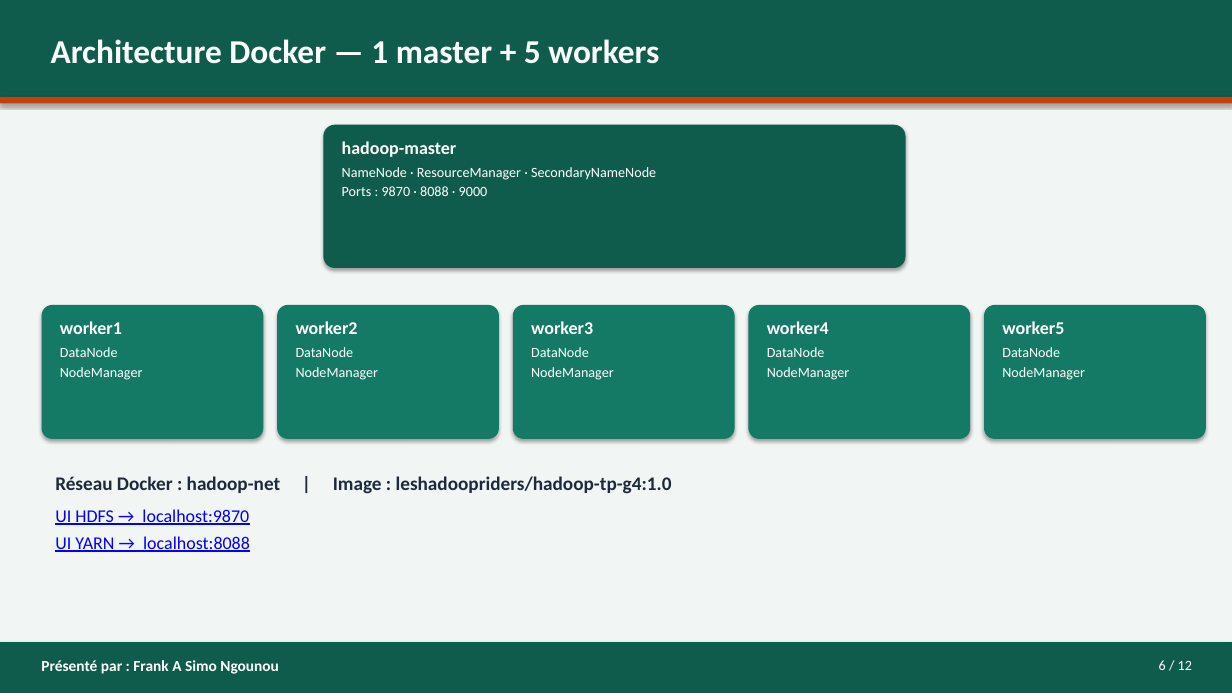
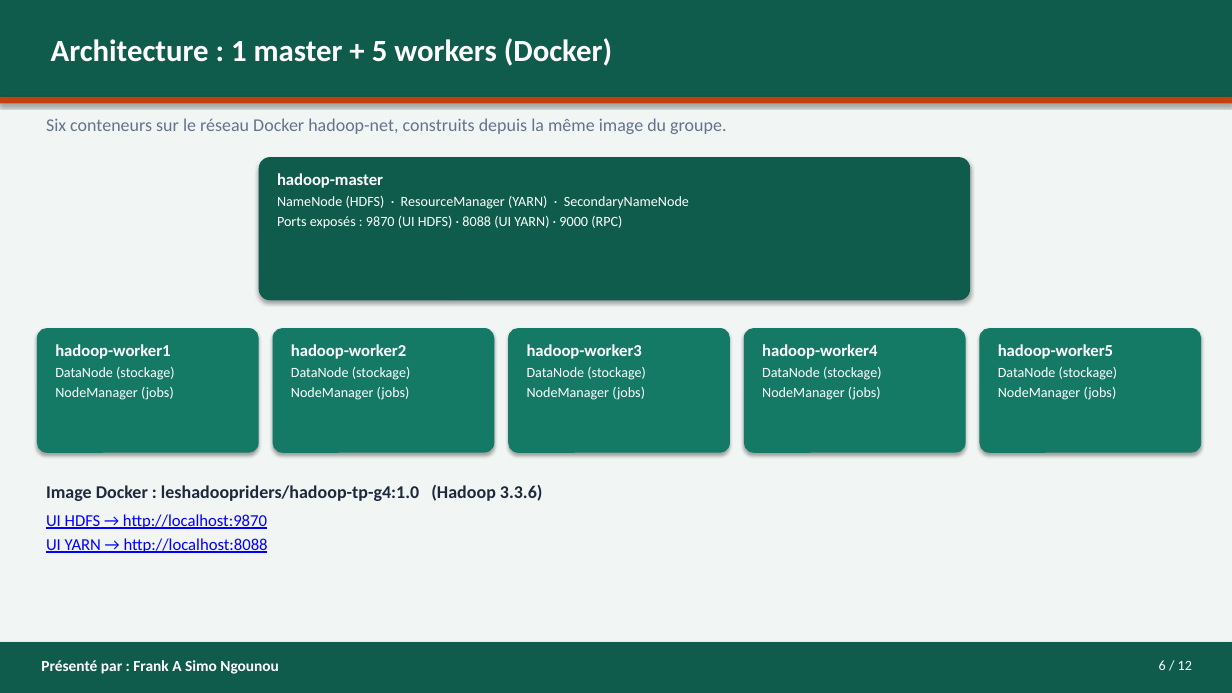
Before and after one commit to asinyopetro/Les_Hadoop_Riders_G4, a slide deck: slide 6 of presentation/PRESENTATION-G4-Les_Hadoop_Riders.pptx. Drawn at 1232x693 pixels with LibreOffice and Linux fonts; fonts in the diff are those of the drawing. Boxes give left, top, right and bottom in pixels: in the first picture for what was removed or moved away, otherwise in the second. Text is boxed around its words. In the diff, an @@ line names an element or a change of style, - is before the commit and + after.

```diff
--- a/presentation/PRESENTATION-G4-Les_Hadoop_Riders.pptx
+++ b/presentation/PRESENTATION-G4-Les_Hadoop_Riders.pptx
@@ text at (51, 38, 612, 66): text changed; size 26 to 24 pt @@
-Architecture Docker — 1 master + 5 workers
+Architecture : 1 master + 5 workers (Docker)
@@ text added at (46, 118, 726, 134), 14 pt, text #64748B @@
+Six conteneurs sur le réseau Docker hadoop-net, construits depuis la même image du groupe.
@@ rounded rectangle: place and size @@
-rounded rectangle at (323, 125, 906, 268)
+rounded rectangle at (259, 157, 970, 300)
@@ text "hadoop-master": place and size @@
-text "hadoop-master" at (342, 141, 656, 196)
+text "hadoop-master" at (277, 173, 689, 229)
@@ text at (277, 173, 383, 188): size 14 to 13 pt in "hadoop-master"; less space between paragraphs @@
@@ text at (277, 196, 689, 229): text changed @@
-NameNode · ResourceManager · SecondaryNameNode
-Ports : 9870 · 8088 · 9000
+NameNode (HDFS) · ResourceManager (YARN) · SecondaryNameNode
+Ports exposés : 9870 (UI HDFS) · 8088 (UI YARN) · 9000 (RPC)
@@ rounded rectangle: place and size @@
-rounded rectangle at (42, 305, 263, 439)
+rounded rectangle at (37, 328, 259, 453)
@@ rounded rectangle: place and size @@
-rounded rectangle at (277, 305, 499, 439)
+rounded rectangle at (273, 328, 494, 453)
@@ rounded rectangle: place and size @@
-rounded rectangle at (513, 305, 735, 439)
+rounded rectangle at (508, 328, 730, 453)
@@ rounded rectangle: place and size @@
-rounded rectangle at (749, 305, 970, 439)
+rounded rectangle at (744, 328, 966, 453)
@@ rounded rectangle: place and size @@
-rounded rectangle at (984, 305, 1206, 439)
+rounded rectangle at (980, 328, 1202, 453)
@@ text at (55, 344, 175, 400): text changed @@
-worker1
-DataNode
-NodeManager
+hadoop-worker1
+DataNode (stockage)
+NodeManager (jobs)
@@ text at (291, 344, 411, 400): text changed @@
-worker2
-DataNode
-NodeManager
+hadoop-worker2
+DataNode (stockage)
+NodeManager (jobs)
@@ text at (527, 344, 646, 400): text changed @@
-worker3
-DataNode
-NodeManager
+hadoop-worker3
+DataNode (stockage)
+NodeManager (jobs)
@@ text at (762, 344, 882, 400): text changed @@
-worker4
-DataNode
-NodeManager
+hadoop-worker4
+DataNode (stockage)
+NodeManager (jobs)
@@ text at (998, 344, 1118, 400): text changed @@
-worker5
-DataNode
-NodeManager
+hadoop-worker5
+DataNode (stockage)
+NodeManager (jobs)
@@ text at (46, 485, 543, 553): text changed; size 15 to 14 pt @@
-Réseau Docker : hadoop-net | Image : leshadoopriders/hadoop-tp-g4:1.0
-UI HDFS → localhost:9870
-UI YARN → localhost:8088
+Image Docker : leshadoopriders/hadoop-tp-g4:1.0 (Hadoop 3.3.6)
+UI HDFS → http://localhost:9870
+UI YARN → http://localhost:8088
```
Also in this commit, not shown: 11 other slides changed, 3 other files.
